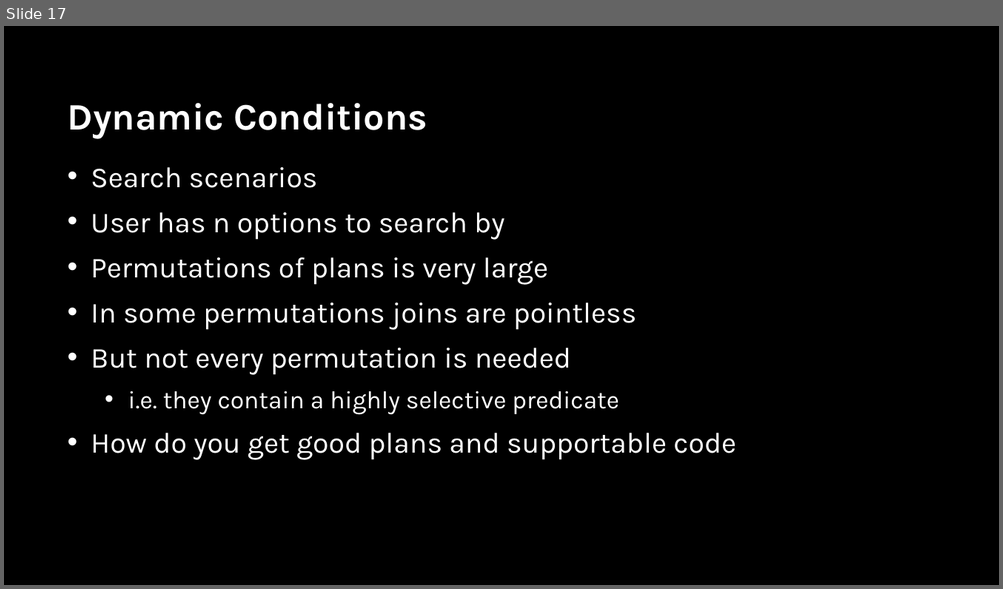
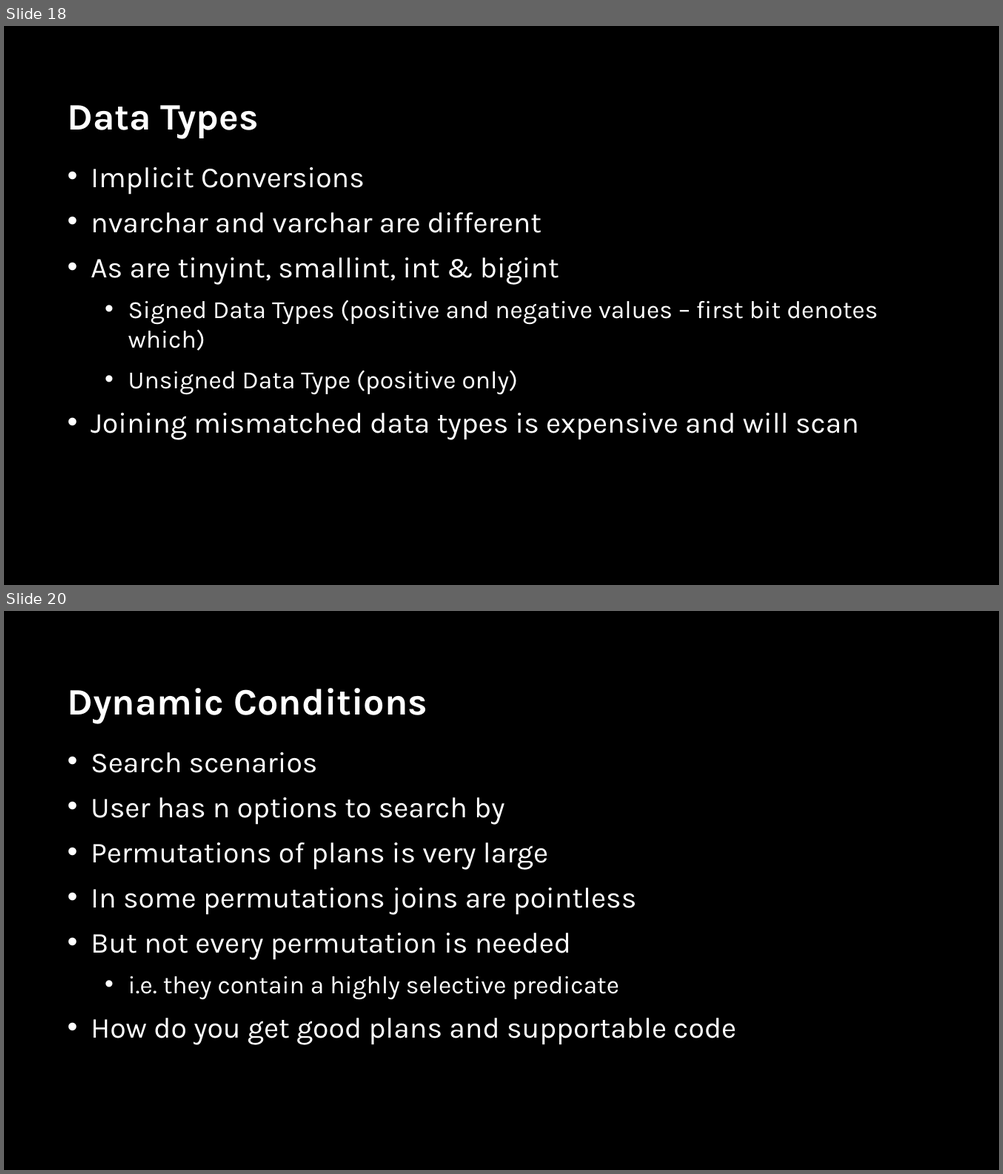
Before and after one commit to sabinio/SQLTraining, a slide deck: Slides/4. Performance.pptx. Shown one above the other, each under a label of ours: slide 17 before the commit, slides 18 and 20 after it; the slides between them are not shown. The pictures are 1003x589 and 1003x1174 pixels, drawn with LibreOffice and Linux fonts; fonts in the diff are those of the drawing; background and template pictures are left out. Boxes give left, top, right and bottom in pixels: in the first picture for what was removed or moved away, otherwise in the second. Text is boxed around its words. In the diff, an @@ line names an element or a change of style, - is before the commit and + after.

```diff
--- a/Slides/4. Performance.pptx
+++ b/Slides/4. Performance.pptx
@@ slide 18 added at [4,26,999,585], background picture (left out) @@
@@ title added at [68,105,259,138], 36 pt, text #FFFFFF, bold @@
+Data Types
@@ text added at [91,167,877,440], 28 pt, text #FFFFFF @@
+• Implicit Conversions
+• nvarchar and varchar are different
+• As are tinyint, smallint, int & bigint
+  • Signed Data Types (positive and negative values – first bit denotes which)
+  • Unsigned Data Type (positive only)
+• Joining mismatched data types is expensive and will scan
@@ what was slide 17 is now slide 20 @@
```
Also in this commit, not shown: 3 slides changed, 3 other slides added, 1 other file.
